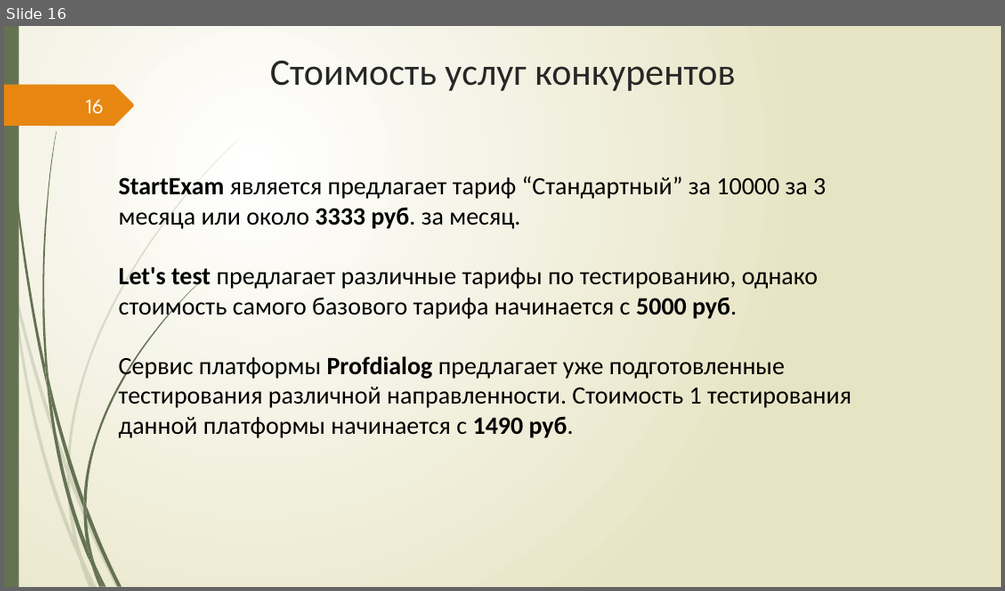
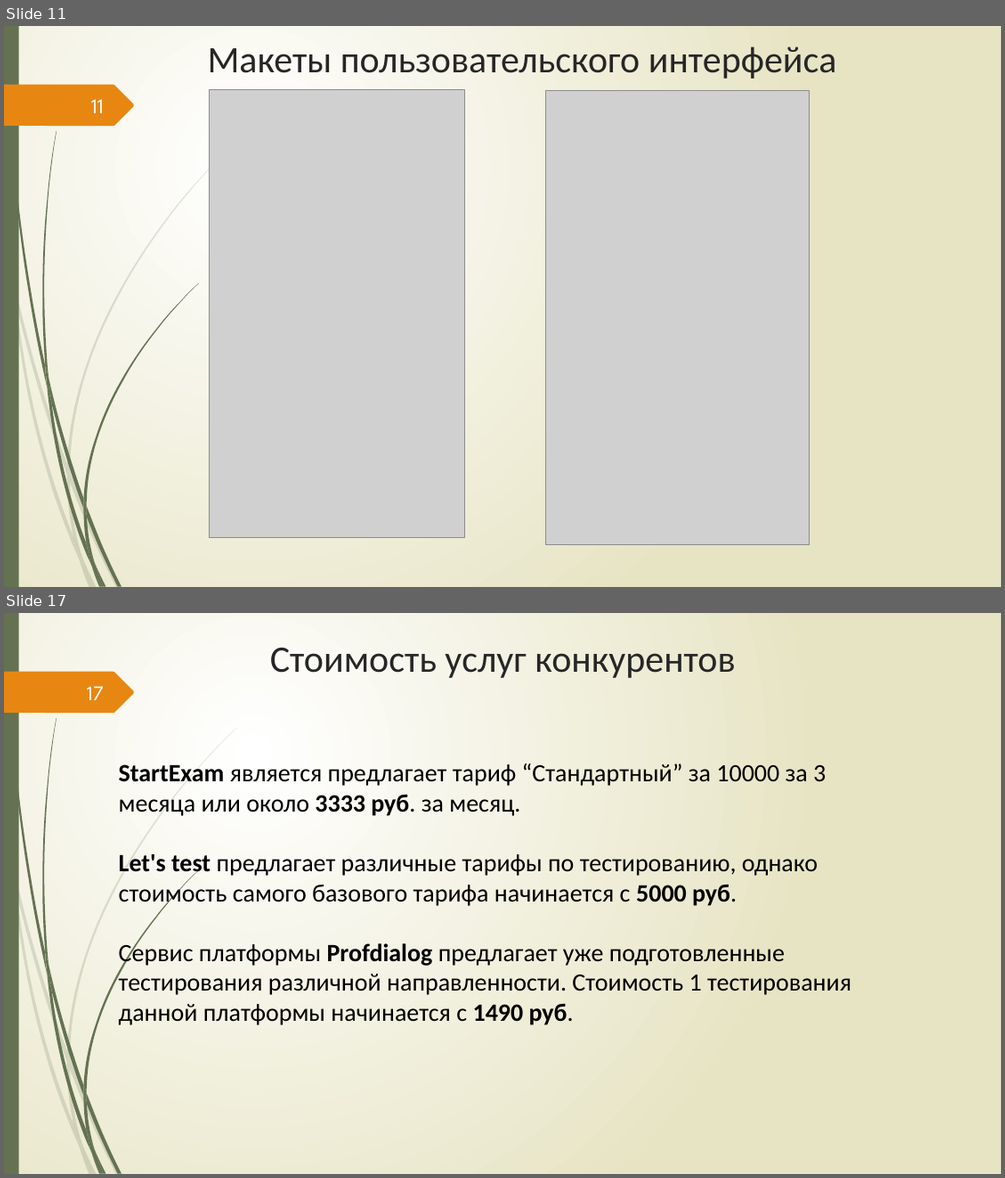
Before and after one commit to Csar9000/Quality-of-life-assessment-system, a slide deck: Документы/Презентация ВКР.pptx. Shown one above the other, each under a label of ours: slide 16 before the commit, slides 11 and 17 after it; the slides between them are not shown. The pictures are 1005x591 and 1005x1178 pixels, drawn with LibreOffice and Linux fonts; fonts in the diff are those of the drawing; grey boxes stand for pictures. Boxes give left, top, right and bottom in pixels: in the first picture for what was removed or moved away, otherwise in the second. Text is boxed around its words. In the diff, an @@ line names an element or a change of style, - is before the commit and + after.

```diff
--- a/Документы/Презентация ВКР.pptx
+++ b/Документы/Презентация ВКР.pptx
@@ slide 11 added at (4,26,1001,587), background gradient #FFFFFF to #E8E6C4; not listed: 24 template elements that a slide beside it also shows @@
@@ title added at (208,46,837,79), 36 pt, text #262626 @@
+Макеты пользовательского интерфейса
@@ page number added at (91,99,104,113), 20 pt, text #FEFFFF @@
+11
@@ picture added at (209,89,465,538) @@
@@ picture added at (546,90,809,544) @@
@@ what was slide 16 is now slide 17 @@
@@ page number at (87,686,104,700): text changed @@
-16
+17
```
Also in this commit, not shown: 11 slides changed, 1 other slide added, 2 other files.
